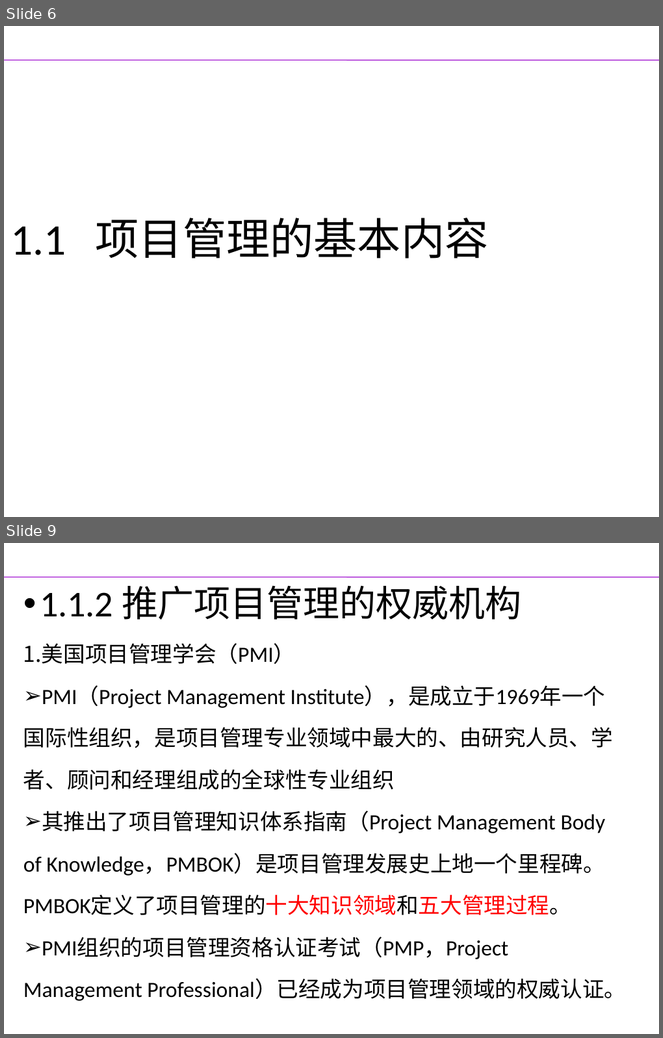
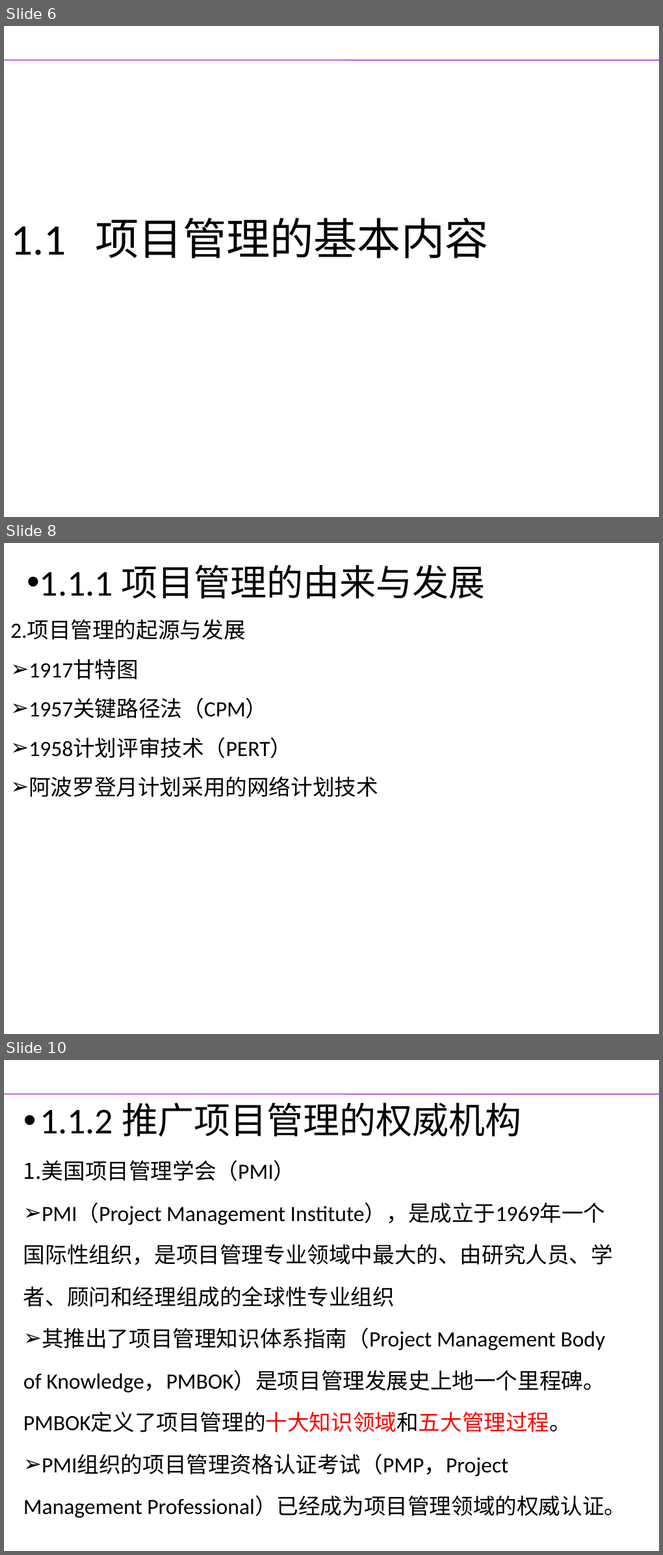
Before and after one commit to yanghui58/project_manager, a slide deck: 第1章 信息系统项目的特点与规划.pptx. Shown one above the other, each under a label of ours: slides 6 and 9 before the commit, slides 6, 8 and 10 after it; the slides between them are not shown. The pictures are 663x1038 and 663x1555 pixels, drawn with LibreOffice and Linux fonts; fonts in the diff are those of the drawing; background and template pictures are left out. Boxes give left, top, right and bottom in pixels: in the first picture for what was removed or moved away, otherwise in the second. Text is boxed around its words. In the diff, an @@ line names an element or a change of style, - is before the commit and + after.

```diff
--- a/第1章 信息系统项目的特点与规划.pptx
+++ b/第1章 信息系统项目的特点与规划.pptx
@@ slide 8 added at <box>4,543,659,1034</box>, background picture (left out) @@
@@ text added at <box>10,565,485,797</box>, 24 pt, text #000000 @@
+• 1.1.1 项目管理的由来与发展
+  2.项目管理的起源与发展
+  ➢ 1917甘特图
+  ➢ 1957关键路径法（CPM）
+  ➢ 1958计划评审技术（PERT）
+  ➢ 阿波罗登月计划采用的网络计划技术
@@ what was slide 9 is now slide 10 @@
```
Also in this commit, not shown: 17 slides changed, 1 other slide added, 1 other file.
